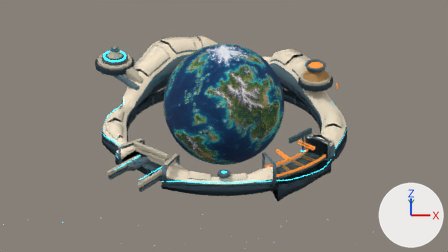
The Blender file space-battleship/art_sources/planet_whole_concept_20261101/concept-v23.blend, before and after one commit.
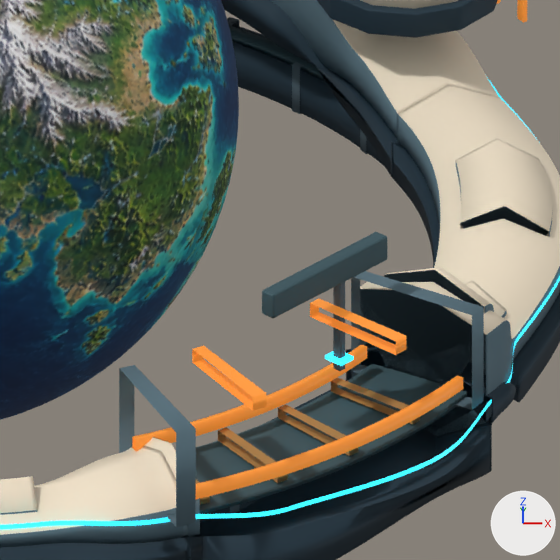
The first picture shows the older version from the file's camera 'Concept orthographic camera'. The close-ups show the older and then the newer version on the part from 54% to 77% of the width and 34% to 75% of the height of that picture. Only the edits that show in the close-ups are written down. The lights are fixed; the arrows at lower right show +X, +Y and +Z.

In view in the first close-up: 'Continuous deep load-bearing underside', 'Continuous deep load-bearing underside.003', 'Continuous variable-section armored building band', 'Continuous variable-section armored building band.003', 'Deep continuous pressure datum', 'Dock district curved pressure abutment.001', 'Existing painted planet for proportion only', 'Heat chamber dark integrated foundation', 'Inset long-span roof armor plate.006', 'Manufacturing open work floor', 'Manufacturing work portal ring', 'Recessed load floor beneath fabrication opening' and 27 more.
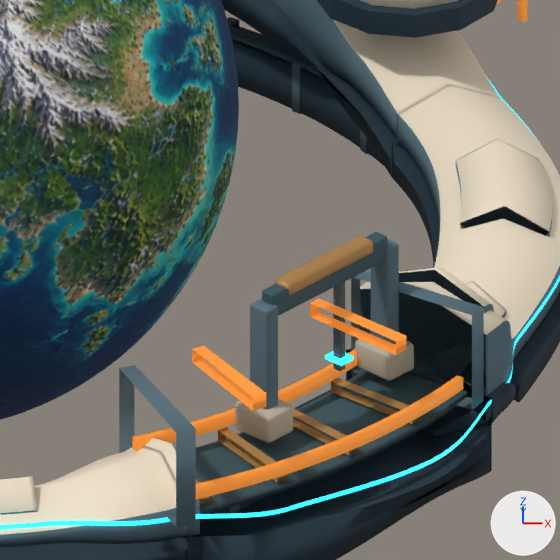
Location of each change, [x1, y1, x2, y2] in pixels of the close-ups (560 x 560 px):
```json
{"object": "Fabrication gantry load leg", "change": "added", "after": [250, 299, 278, 409], "on screen": "cyan"}
{"object": "Fabrication gantry load leg.001", "change": "added", "after": [371, 239, 399, 344], "on screen": "cyan"}
{"object": "Fabrication gantry hanging crane rail", "change": "added", "after": [275, 236, 373, 295], "on screen": "orange"}
{"object": "Fabrication gantry armored foot", "change": "added", "after": [235, 399, 293, 444]}
{"object": "Fabrication gantry armored foot.001", "change": "added", "after": [355, 333, 414, 381]}
```

Scene script edits in JSON lines:
```json
{"op": "add", "block": "me_cube_012_1", "code": ["me_cube_012_1 = bpy.data.meshes.new('Cube.012')", "me_cube_012_1.from_pydata(...)  # 24 vertices, 26 faces; spans x -0.495..0.495, y -0.085..0.085, z -0.065..0.065", "me_cube_012_1.materials.append(mat_warm_work_marking)  # orange #b6894d"]}
{"op": "add", "block": "me_cube_011_1", "code": ["me_cube_011_1 = bpy.data.meshes.new('Cube.011')", "me_cube_011_1.from_pydata(...)  # 24 vertices, 26 faces; spans x -0.155..0.155, y -0.195..0.195, z -0.125..0.125", "me_cube_011_1.materials.append(mat_warm_faceted_ivory_armor)  # light grey #bfb6a2"]}
{"op": "add", "block": "me_cube_010_1", "code": ["me_cube_010_1 = bpy.data.meshes.new('Cube.010')", "me_cube_010_1.from_pydata(...)  # 24 vertices, 26 faces; spans x -0.075..0.075, y -0.1..0.1, z -0.505..0.505", "me_cube_010_1.materials.append(mat_recessed_slate_armor_flanks)  # cyan #59737e"]}
{"op": "add", "block": "ob_fabrication_gantry_hanging_crane_rail", "code": ["ob_fabrication_gantry_hanging_crane_rail = bpy.data.objects.new('Fabrication gantry hanging crane rail', me_cube_012_1)", "ob_fabrication_gantry_hanging_crane_rail.parent = ob_03___manufacturing_district_of_the_orbital_city", "ob_fabrication_gantry_hanging_crane_rail.location = (0.0, 0.0, 1.63)"]}
{"op": "add", "block": "ob_fabrication_gantry_armored_foot_001", "code": ["ob_fabrication_gantry_armored_foot_001 = bpy.data.objects.new('Fabrication gantry armored foot.001', me_cube_011_1)", "ob_fabrication_gantry_armored_foot_001.parent = ob_03___manufacturing_district_of_the_orbital_city", "ob_fabrication_gantry_armored_foot_001.location = (0.68, 0.0, 0.58)"]}
{"op": "add", "block": "ob_fabrication_gantry_load_leg_001", "code": ["ob_fabrication_gantry_load_leg_001 = bpy.data.objects.new('Fabrication gantry load leg.001', me_cube_010_1)", "ob_fabrication_gantry_load_leg_001.parent = ob_03___manufacturing_district_of_the_orbital_city", "ob_fabrication_gantry_load_leg_001.location = (0.68, 0.0, 1.065)", "ob_fabrication_gantry_load_leg_001.rotation_euler = (0.0, 0.0, -3.142)  # degrees (0, 0, -180)"]}
{"op": "add", "block": "ob_fabrication_gantry_armored_foot", "code": ["ob_fabrication_gantry_armored_foot = bpy.data.objects.new('Fabrication gantry armored foot', me_cube_011_1.copy())", "ob_fabrication_gantry_armored_foot.parent = ob_03___manufacturing_district_of_the_orbital_city", "ob_fabrication_gantry_armored_foot.location = (-0.68, 0.0, 0.58)"]}
{"op": "add", "block": "ob_fabrication_gantry_load_leg", "code": ["ob_fabrication_gantry_load_leg = bpy.data.objects.new('Fabrication gantry load leg', me_cube_010_1.copy())", "ob_fabrication_gantry_load_leg.parent = ob_03___manufacturing_district_of_the_orbital_city", "ob_fabrication_gantry_load_leg.location = (-0.68, 0.0, 1.065)", "ob_fabrication_gantry_load_leg.rotation_euler = (0.0, 0.0, -3.142)  # degrees (0, 0, -180)"]}
```
